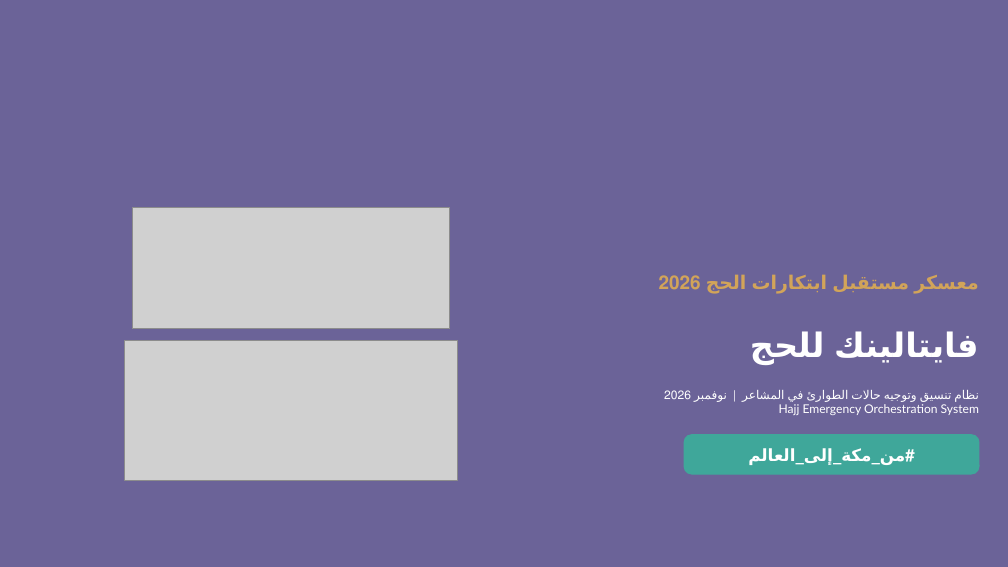
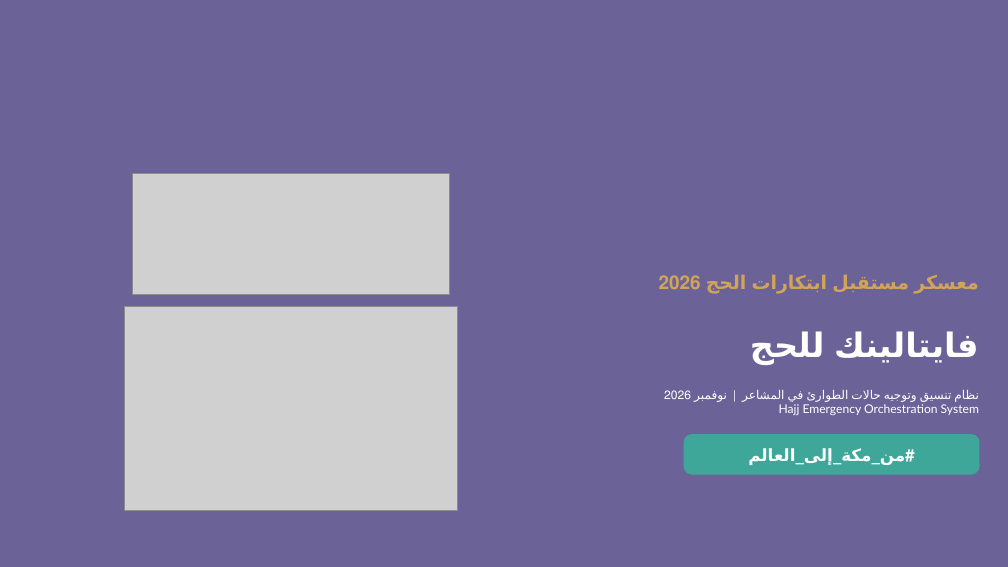
Before and after one commit to rinas-abdullah/project-files, a slide deck: slide 1 of vitalink/docs/VitaLink_Hajj_final_pitch.pptx. Drawn at 1008x567 pixels with LibreOffice and Linux fonts; fonts in the diff are those of the drawing; grey boxes stand for pictures; background and template pictures are left out. Boxes give left, top, right and bottom in pixels: in the first picture for what was removed or moved away, otherwise in the second. Text is boxed around its words. In the diff, an @@ line names an element or a change of style, - is before the commit and + after.

```diff
--- a/vitalink/docs/VitaLink_Hajj_final_pitch.pptx
+++ b/vitalink/docs/VitaLink_Hajj_final_pitch.pptx
@@ picture: place and size @@
-picture at [132,208,450,329]
+picture at [132,174,450,295]
@@ picture: place and size @@
-picture at [125,340,457,480]
+picture at [125,306,457,510]
```
Also in this commit, not shown: 8 other slides changed, 1 other file.
